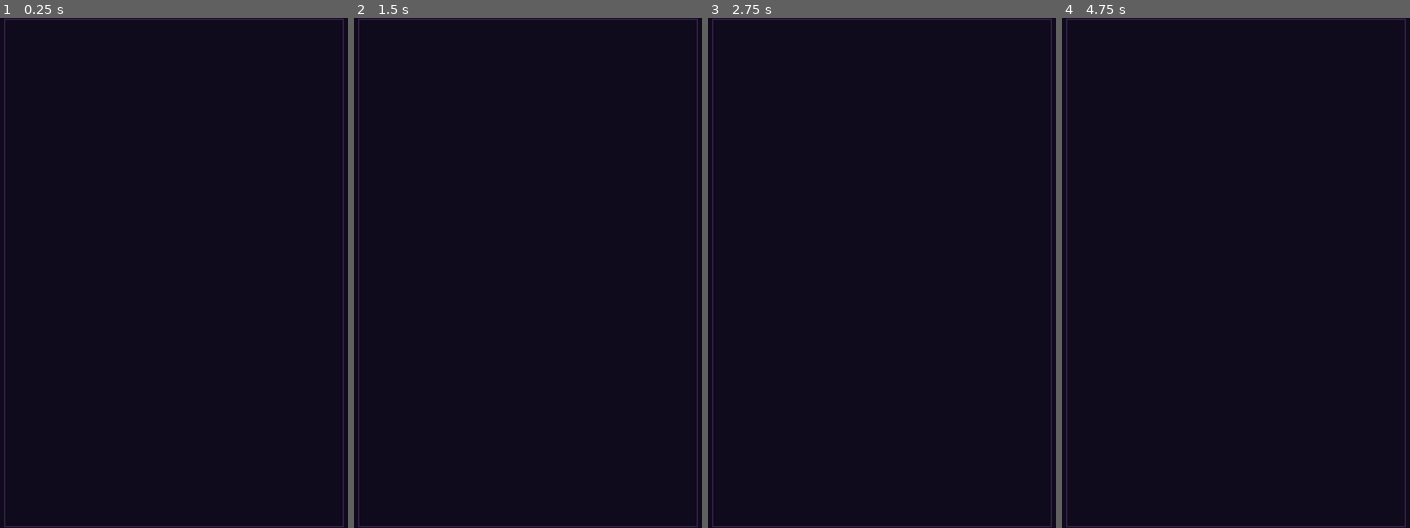
Above: before the commit, frames 1-4 (left to right).
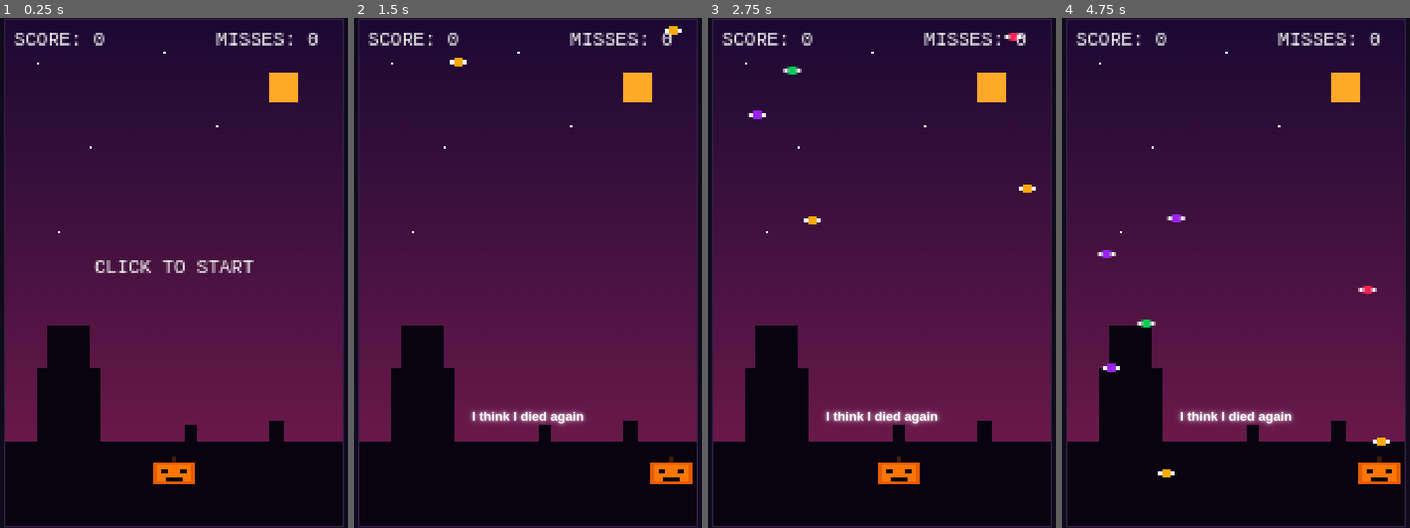
Above: after the commit, the same moments.

Repository: jovin-jijo/Halloween-Candy-Game
Game: browser game, page index.html
The game is run twice, just before and just after one commit, with the same random seed, the same clock (stepped at 60 frames per second) and the same inputs.
Inputs (mouse positions are in pixels of both pictures, inside the frame that each line leads up to):
- Up to frame 1 (0.25 s): no input
- Up to frame 2 (1.5 s): click (528, 267) at 0.27 s, where only the run after the commit has a clickable "CLICK TO START"; hold Right from 1.03 s (still down)
- Up to frame 3 (2.75 s): release Right at 1.53 s; hold Down 1.58-1.85 s; hold Left 1.9-2.47 s; hold Right from 2.52 s (still down)
- Up to frame 4 (4.75 s): release Right at 3.18 s; hold Left 3.23-3.67 s; hold Down 3.72-4.05 s; hold Right 4.1-4.6 s; hold Down from 4.65 s (still down)

The runs differ from the first frame. In frame 1, 72% of the frame differs, in the area x 1-99%, y 2-92%; in frame 2, 72%; in frame 3, 72%; in frame 4, 72%.
Error before the commit: SyntaxError: Unexpected token ']'

Commit message:
Update audio source and error handling in index.html

Diff:
--- a/index.html
+++ b/index.html
@@ -1,4 +1,3 @@
-
 <!DOCTYPE html>
 <html>
 <head>
@@ -63,7 +62,7 @@
 </div>
 
 <audio id="music" preload="auto">
-    <source src="./music.mp3" type="audio/mpeg">
+    <source src="./by%20my%20side%20(feat.%20bixby).mp3" type="audio/mpeg">
 </audio>
 
 <script>
@@ -123,7 +122,7 @@
     { time: 195, text: "You've been always on my mind" },
     { time: 199, text: "You've been always by my side" },
     { time: 203, text: "Again, again" },
-    { time: 207, text: "Too in love to be just friends 'cause"
+    { time: 207, text: "Too in love to be just friends 'cause" }
 ];
 
 let player = 68;
@@ -136,7 +135,7 @@
 let currentLyric = -1;
 
 music.addEventListener("error", function() {
-    console.error("Audio could not load. Check that music.mp3 is in the same folder as index.html.");
+    console.error("Audio could not load. Check the MP3 filename and location.");
 });
 
 music.addEventListener("playing", function() {
@@ -157,17 +156,16 @@
     keys[e.key] = false;
 };
 
-async function startGame() {
+function startGame() {
     if (started || gameOver) return;
 
-    try {
-        await music.play();
-        started = true;
-    } catch (error) {
+    started = true;
+
+    music.play().catch(function(error) {
         console.error("Audio playback error:", error);
-        lyricDisplay.textContent = "Music couldn't load. Check music.mp3";
+        lyricDisplay.textContent = "Music could not load";
         lyricDisplay.classList.add("show");
-    }
+    });
 }
 
 function reset() {
